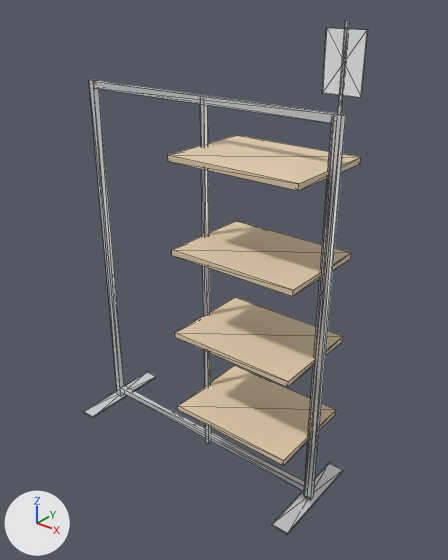
What one commit did to the glTF model public/assets/3d/105-06-010.glb.
Camera for both pictures: a 50 mm lens placed at (1.69, -1.95, 2.18), pointed at (0.11, 0.03, 0.95). Every picture has the same lights, and +X, +Y and +Z are marked at lower left. The first picture is the older version. Mesh edges are drawn as thin lines. Vertices at exactly the same position are counted once.
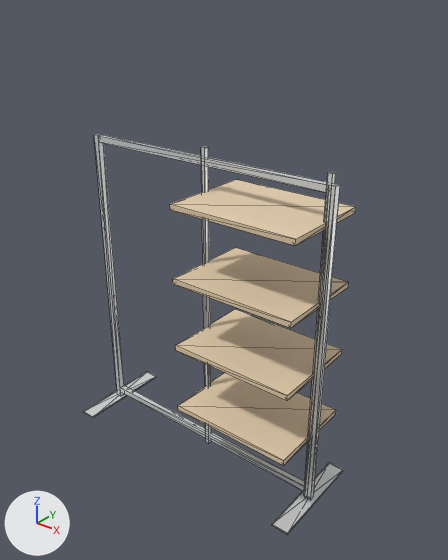
Where the change shows, as pixel boxes (x1, y1, x2, y2) in the pictures (448 x 560 px; the box of a moved part takes in the faces that stretch with it):
'Mesh_0', reshaped (22% shorter): before (83, 20, 368, 534); after (83, 134, 356, 534)
part 1 of me_mesh_0, moved or reshaped: before (175, 297, 343, 387); after (175, 309, 342, 401)
part 2 of me_mesh_0, moved or reshaped: before (172, 221, 351, 296); after (173, 248, 348, 328)
part 3 of me_mesh_0, moved or reshaped: before (168, 135, 361, 191); after (170, 179, 356, 246)
part 4 of me_mesh_0, deleted: before (322, 28, 368, 98)
part 5 of me_mesh_0, deleted: before (338, 20, 350, 115)
part 6 of me_mesh_0, moved or reshaped: before (89, 80, 346, 499); after (94, 134, 340, 499)
part 7 of me_mesh_0, moved or reshaped: before (200, 104, 211, 443); after (201, 147, 211, 443)

The change, as a diff of the scene's bpy script:
```diff
--- a/public/assets/3d/105-06-010.glb.py
+++ b/public/assets/3d/105-06-010.glb.py
@@ me_mesh_0 @@
 # used by ob_mesh_0; location = (0.0, 0.0, 0.0)
 # verts and faces of me_mesh_0; kept vertices keep their numbers, new ones are numbered from 108
 # before: 2 (-0.62, -0.01, 1.76) at pixel (93, 81), 3 (-0.65, -0.01, 1.76) at pixel (88, 80), 6 (-0.65, 0.01, 1.76) at pixel (93, 79), 7 (-0.62, 0.01, 1.76) at pixel (98, 80), 10 (0.65, -0.01, 1.76) at pixel (341, 115)
 # before: 11 (0.62, -0.01, 1.76) at pixel (333, 114), 14 (0.62, 0.01, 1.76) at pixel (338, 113), 15 (0.65, 0.01, 1.76) at pixel (345, 114), 16 (-0.62, -0.01, 1.73) at pixel (93, 88), 17 (0.62, -0.01, 1.73) at pixel (333, 123)
 # before: 18 (0.62, 0.01, 1.73), 19 (-0.62, 0.01, 1.73), 62 (0.64, -0.01, 1.75) at pixel (337, 117), 63 (0.61, -0.01, 1.75) at pixel (331, 116), 66 (0.61, 0.01, 1.75)
 # before: 67 (0.64, 0.01, 1.75)
 # before: 54 (0.04, -0.01, 1.75) at pixel (204, 98), 55 (0.01, -0.01, 1.75) at pixel (200, 97), 58 (0.01, 0.01, 1.75), 59 (0.04, 0.01, 1.75)
-me_mesh_0.from_pydata(...)  # 108 vertices, 168 faces; spans x -0.68..0.71, y -0.25..0.25, z 0.0..2.06
+me_mesh_0.from_pydata(...)  # 92 vertices, 144 faces; spans x -0.68..0.68, y -0.25..0.25, z 0.0..1.55
+# me_mesh_0 part 1: the loose piece of 8 vertices spanning x 0.03..0.62, y -0.22..0.22, z 0.74..0.76 is moved by (0.0, 0.0, -0.07)
+# me_mesh_0 part 2: the loose piece of 8 vertices spanning x 0.03..0.62, y -0.22..0.22, z 1.14..1.16 is moved by (0.0, 0.0, -0.13)
+# me_mesh_0 part 3: the loose piece of 8 vertices spanning x 0.03..0.62, y -0.22..0.22, z 1.54..1.56 is moved by (0.0, 0.0, -0.2)
+# me_mesh_0 part 4: the loose piece of 8 vertices spanning x 0.57..0.71, y 0.0, z 1.82..2.03 is deleted
+# me_mesh_0 part 5: the loose piece of 8 vertices spanning x 0.63..0.65, y 0.0, z 1.76..2.06 is deleted
+# me_mesh_0 part 6
+for i in [2, 3, 6, 7, 10, 11, *range(14, 20)]: verts[i] += (0.0, 0.0, -0.25)
+for i in [62, 63, 66, 67]: verts[i] += (0.0, 0.0, -0.2)
+# me_mesh_0 part 7
+for i in [54, 55, 58, 59]: verts[i] += (0.0, 0.0, -0.2)
 me_mesh_0.materials.append(mat_steel)
-me_mesh_0.materials.append(mat_acrylic)  # white #f7f9fa
 me_mesh_0.materials.append(mat_oak)
```
